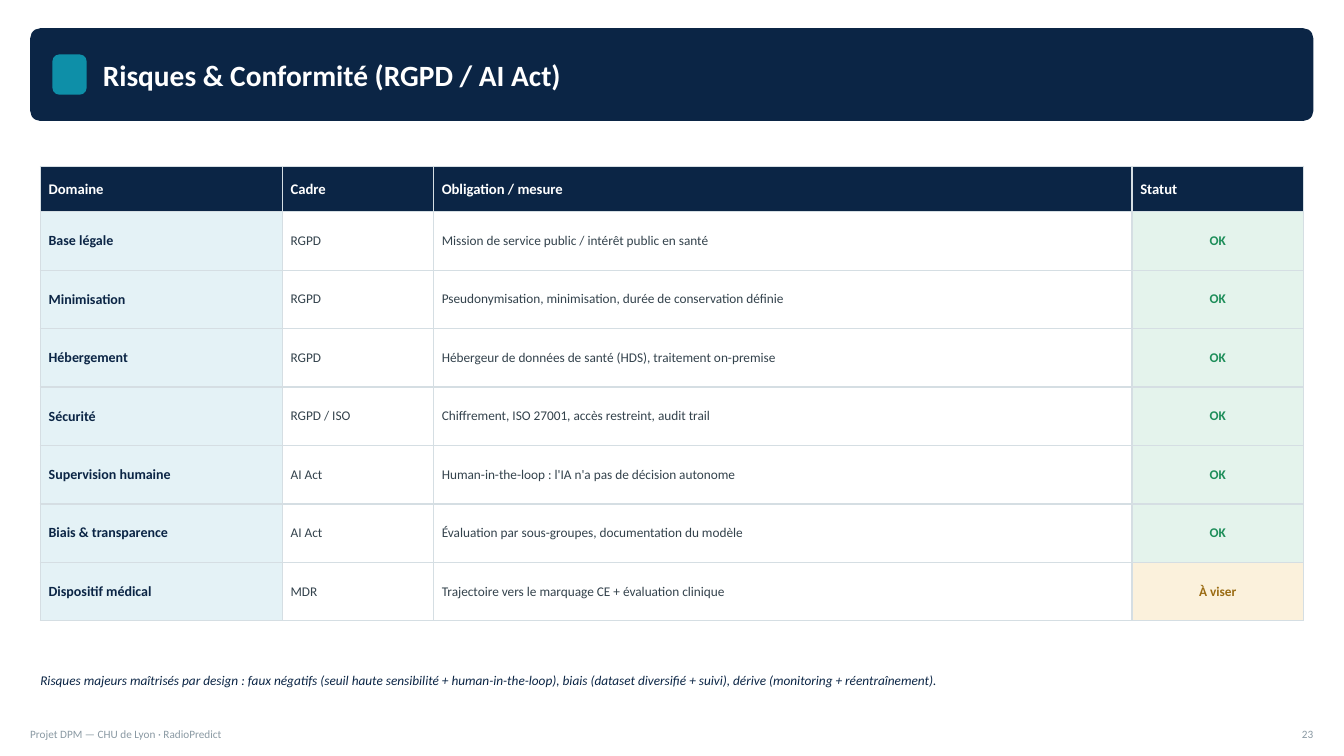
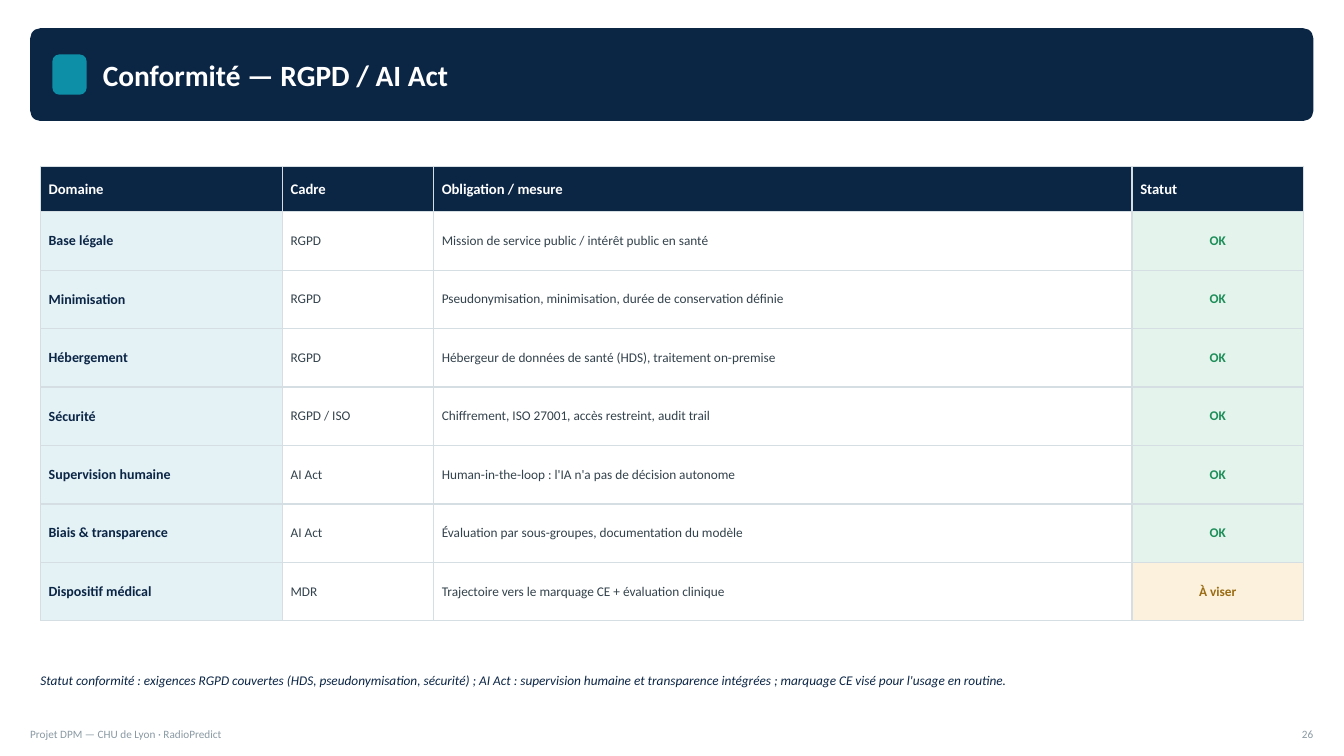
Before and after one commit to nibelune/Projet-DPM-CHU-Lyon, a slide deck: slide 26 of Deck_DPM_CHU_Lyon.pptx (slide 23 before the commit). Drawn at 1344x756 pixels with LibreOffice and Linux fonts; fonts in the diff are those of the drawing. Boxes give left, top, right and bottom in pixels: in the first picture for what was removed or moved away, otherwise in the second. Text is boxed around its words. In the diff, an @@ line names an element or a change of style, - is before the commit and + after.

Commit message:
modified slides

```diff
--- a/Deck_DPM_CHU_Lyon.pptx
+++ b/Deck_DPM_CHU_Lyon.pptx
@@ text at [103, 65, 448, 87]: text changed @@
-Risques & Conformité (RGPD / AI Act)
+Conformité — RGPD / AI Act
@@ text at [40, 675, 1006, 688]: text changed @@
-Risques majeurs maîtrisés par design : faux négatifs (seuil haute sensibilité + human-in-the-loop), biais (dataset diversifié + suivi), dérive (monitoring + réentraînement).
+Statut conformité : exigences RGPD couvertes (HDS, pseudonymisation, sécurité) ; AI Act : supervision humaine et transparence intégrées ; marquage CE visé pour l'usage en routine.
@@ text at [1302, 730, 1313, 738]: text changed @@
-23
+26
```
Also in this commit, not shown: 3 other slides changed, 3 slides added, 1 other file.
